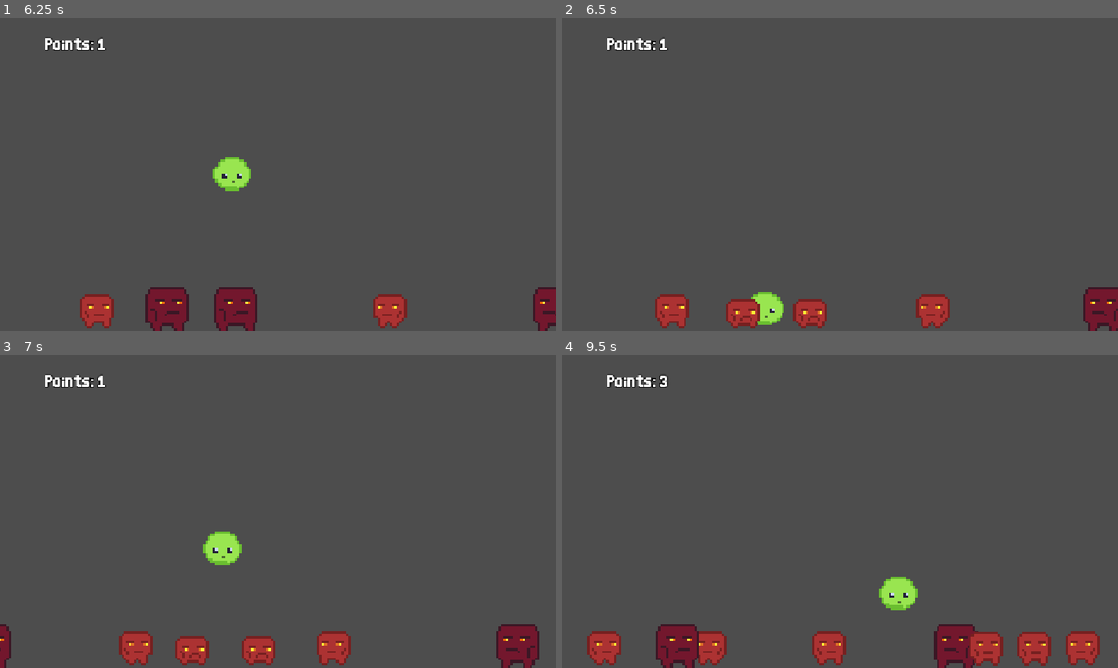
Above: before the commit, frames 1-4 (two rows, left to right).
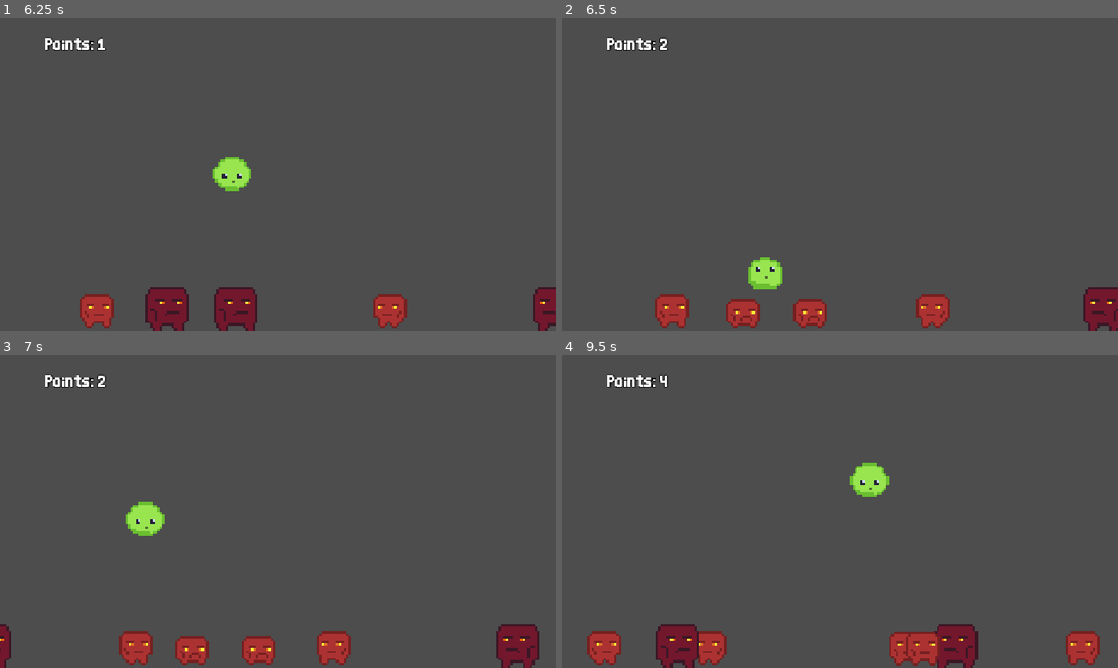
Above: after the commit, the same moments.

Repository: gnampfkuchen-oss/King-of-Blob
Game: Godot game, scene res://Scenes/main.tscn
Same seed, same stepped clock (60 frames per second), same inputs: the game is played once before the commit and once after it.
Inputs:
- Up to frame 1 (6.25 s): tap Enter at 0.5 s; hold Right (right) 0.53-2.03 s; hold Left (left) 2.03-2.78 s; hold Right (right) 2.78-4.28 s; hold Left (left) 4.28-5.03 s; hold Right (right) 5.03-5.78 s; hold Left (left) from 5.78 s (still down)
- Up to frame 2 (6.5 s): keep holding Left (left)
- Up to frame 3 (7 s): keep holding Left (left)
- Up to frame 4 (9.5 s): release Left (left) at 7.28 s; hold Right (right) from 7.28 s (still down)

Frame 1 is identical in both runs. In frame 2, 1.0% of the frame differs, in the area x 17-40%, y 6-98%; in frame 3, 1.2%; in frame 4, 3.7%, in the area x 17-88%, y 6-100%.

Commit message:
Added

Diff:
--- a/new-game-project/Scripts/enemy_3_L.gd
+++ b/new-game-project/Scripts/enemy_3_L.gd
@@ -4,6 +4,7 @@
 
 # Called when the node enters the scene tree for the first time.
 func _ready() -> void:
+	add_to_group("enemy3")
 	$AnimatedSprite2D.play("walk")
 	speed = randf_range(200, 100)
 	await get_tree().create_timer(20.0).timeout
--- a/new-game-project/Scripts/enemy_3_R.gd
+++ b/new-game-project/Scripts/enemy_3_R.gd
@@ -4,7 +4,7 @@
 
 # Called when the node enters the scene tree for the first time.
 func _ready() -> void:
-
+	add_to_group("enemy3")
 	$AnimatedSprite2D.flip_h = true
 	$AnimatedSprite2D.play("walk")
 	speed = randf_range(-100, -200)
